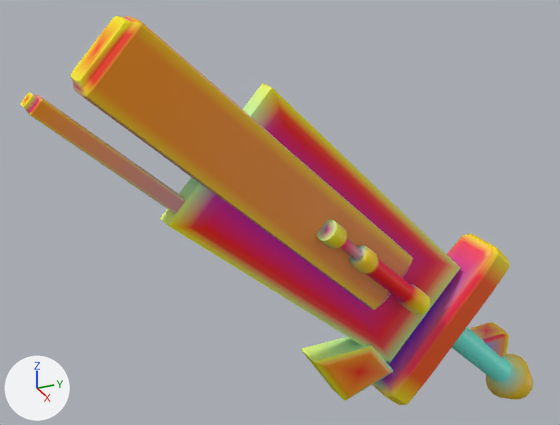
The glTF model models/parts/llm_gen_aux_weapon_013_34cccd.glb as it was, and as the next commit left it.
Rendered twice from a camera (50 mm lens) standing at (67.3, -61.4, 56.8) and looking at (-2.8, -29.9, 21.7). Every picture has the same lights, and +X, +Y and +Z are marked at lower left. The first picture is the older version. Vertices at exactly the same position are counted once.

In view in the first picture: 'adapter_melee_grip_dark', 'adapter_weapon_palm_latch', 'buster_blade_edge_4_wing_white', 'buster_spine_core_3_adapter_dark', 'crossguard_bar_1_fuselage', 'edge_energy_strip_5_optic_cyan', 'guard_wing_fwd_2_gold', 'hyd_6_barrel_dark', 'hyd_6_piston_gold', 'sword_pommel_0_gold'.
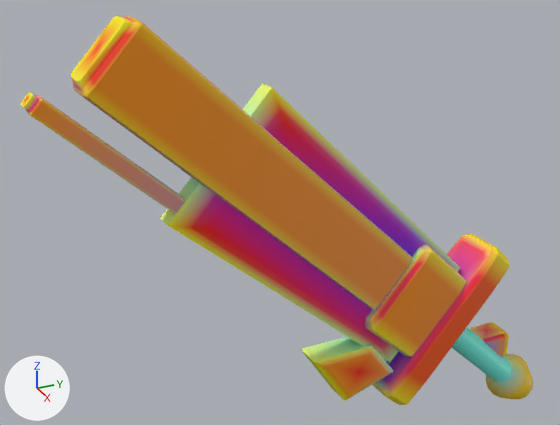
Boxes [x1, y1, x2, y2] around the edits, measured in the pictures (560 x 425 px):
'adapter_sub_blade_clamp_dark_6_adapter_dark', added (brown): after [365, 245, 466, 357]
'hyd_6_barrel_dark', deleted: before [349, 245, 430, 315]
'hyd_6_piston_gold', deleted: before [317, 220, 362, 260]
part 1 of me_buster_blade_edge_4_wing_white, recoloured: [239, 97, 460, 358] in both

The change, as a diff of the scene's bpy script:
```diff
--- a/models/parts/llm_gen_aux_weapon_013_34cccd.glb.py
+++ b/models/parts/llm_gen_aux_weapon_013_34cccd.glb.py
@@ me_buster_blade_edge_4_wing_white @@
 me_buster_blade_edge_4_wing_white.from_pydata(...)  # 32 vertices, 60 faces; spans x 0.4..6.1, y -45.0..-8.7, z 2.6..38.1
 # used by ob_buster_blade_edge_4_wing_white; location = (0.0, 0.0, 0.0)
+# me_buster_blade_edge_4_wing_white part 1: 29 faces centred in x 0.7..5.3, y -36.0..-13.1, z 6.9..29.4 are repainted in the vertex colours, in many colours
 me_buster_blade_edge_4_wing_white.materials.append(mat_defaultmaterial_006)
@@ me_adapter_sub_blade_clamp_dark_6_adapter_dark @@
+me_adapter_sub_blade_clamp_dark_6_adapter_dark.from_pydata(...)  # 114 vertices, 224 faces; spans x -1.11..5.19, y -22.9..-8.71, z 3.46..17.46
+me_adapter_sub_blade_clamp_dark_6_adapter_dark.materials.append(mat_defaultmaterial_008)
@@ ob_hyd_6_barrel_dark @@
-ob_hyd_6_barrel_dark = bpy.data.objects.new('hyd_6_barrel_dark', me_hyd_6_barrel_dark)
-ob_hyd_6_barrel_dark.location = (0.0, 0.0, 0.0)
@@ ob_hyd_6_piston_gold @@
-ob_hyd_6_piston_gold = bpy.data.objects.new('hyd_6_piston_gold', me_hyd_6_piston_gold)
-ob_hyd_6_piston_gold.location = (0.0, 0.0, 0.0)
@@ ob_adapter_sub_blade_clamp_dark_6_adapter_dark @@
+ob_adapter_sub_blade_clamp_dark_6_adapter_dark = bpy.data.objects.new('adapter_sub_blade_clamp_dark_6_adapter_dark', me_adapter_sub_blade_clamp_dark_6_adapter_dark)
+ob_adapter_sub_blade_clamp_dark_6_adapter_dark.location = (0.0, 0.0, 0.0)
```
